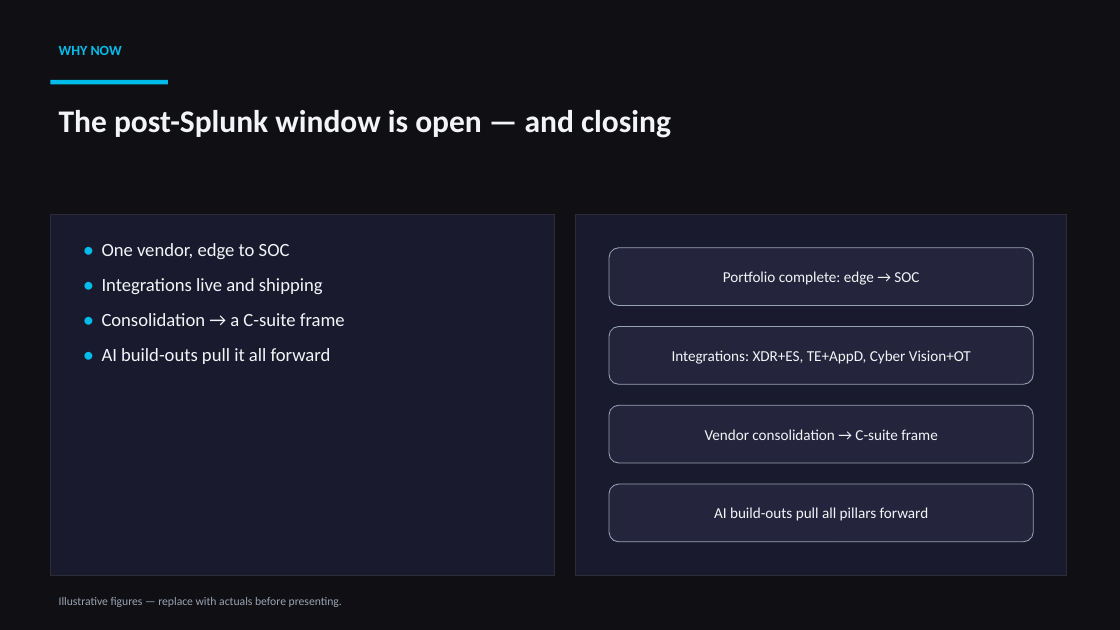
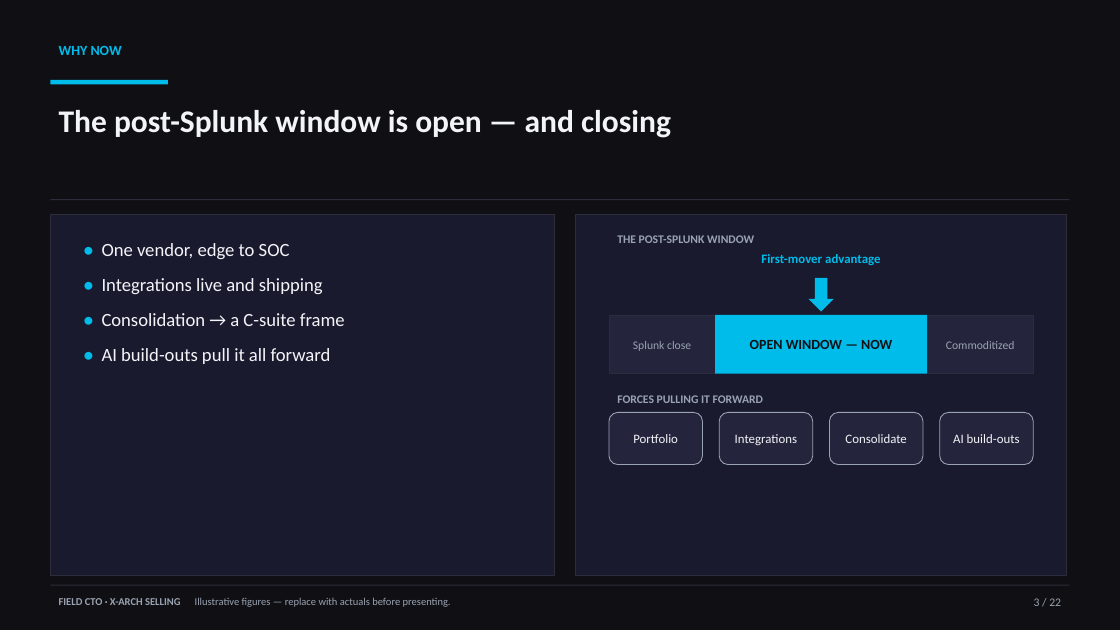
Before and after one commit to rcasey1978/FieldCTO_TacticalSelling, a slide deck: slide 3 of Field-CTO-XArch-Business-Case.pptx. Drawn at 1120x630 pixels with LibreOffice and Linux fonts; fonts in the diff are those of the drawing. Boxes give left, top, right and bottom in pixels: in the first picture for what was removed or moved away, otherwise in the second. Text is boxed around its words. In the diff, an @@ line names an element or a change of style, - is before the commit and + after.

```diff
--- a/Field-CTO-XArch-Business-Case.pptx
+++ b/Field-CTO-XArch-Business-Case.pptx
@@ rectangle added at box(50, 199, 1070, 200), fill #2C2C3A @@
@@ text added at box(617, 235, 754, 243), 10 pt, text #9AA3B2, bold @@
+THE POST-SPLUNK WINDOW
@@ rounded rectangle removed at box(609, 248, 1033, 306) @@
-Portfolio complete: edge → SOC
@@ text added at box(761, 254, 880, 265), 11 pt, text #00BCEB, bold @@
+First-mover advantage
@@ down arrow added at box(808, 278, 833, 312), fill #00BCEB @@
@@ rounded rectangle removed at box(609, 327, 1033, 385) @@
-Integrations: XDR+ES, TE+AppD, Cyber Vision+OT
@@ rectangle added at box(609, 315, 715, 374), fill #24243C, outline #2C2C3A 0.75 pt, 10 pt, text #9AA3B2 @@
+Splunk close
@@ rectangle added at box(715, 315, 927, 374), fill #00BCEB, 12 pt, text #101014, bold @@
+OPEN WINDOW — NOW
@@ rectangle added at box(928, 315, 1033, 374), fill #24243C, outline #2C2C3A 0.75 pt, 10 pt, text #9AA3B2 @@
+Commoditized
@@ rounded rectangle removed at box(609, 405, 1033, 463) @@
-Vendor consolidation → C-suite frame
@@ rounded rectangle added at box(609, 413, 702, 465), fill #24243C, outline #9AA3B2 0.75 pt, 11 pt, text #F2F4F8 @@
+Portfolio
@@ text added at box(617, 395, 764, 403), 10 pt, text #9AA3B2, bold @@
+FORCES PULLING IT FORWARD
@@ rounded rectangle added at box(719, 413, 812, 465), fill #24243C, outline #9AA3B2 0.75 pt, 11 pt, text #F2F4F8 @@
+Integrations
@@ rounded rectangle added at box(830, 413, 923, 465), fill #24243C, outline #9AA3B2 0.75 pt, 11 pt, text #F2F4F8 @@
+Consolidate
@@ rounded rectangle "AI build-outs": place and size @@
-rounded rectangle "AI build-outs" at box(609, 484, 1033, 542)
+rounded rectangle "AI build-outs" at box(940, 413, 1033, 465)
@@ text in rounded rectangle at box(953, 434, 1020, 443): text changed; size 13 to 11 pt @@
-AI build-outs pull all pillars forward
+AI build-outs
@@ rectangle added at box(50, 585, 1070, 586), fill #2C2C3A @@
@@ text at box(59, 597, 451, 607): text changed; size 10 to 9 pt @@
-Illustrative figures — replace with actuals before presenting.
+FIELD CTO · X-ARCH SELLING Illustrative figures — replace with actuals before presenting.
@@ text added at box(1034, 598, 1061, 606), 10 pt, text #9AA3B2 @@
+3 / 22
```
Also in this commit, not shown: 21 other slides changed, 2 other files.
